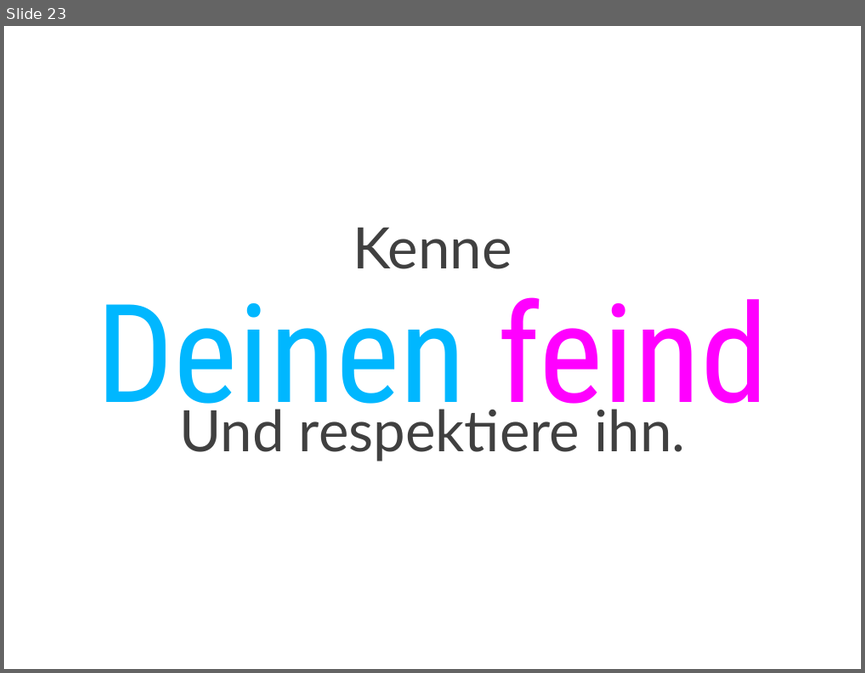
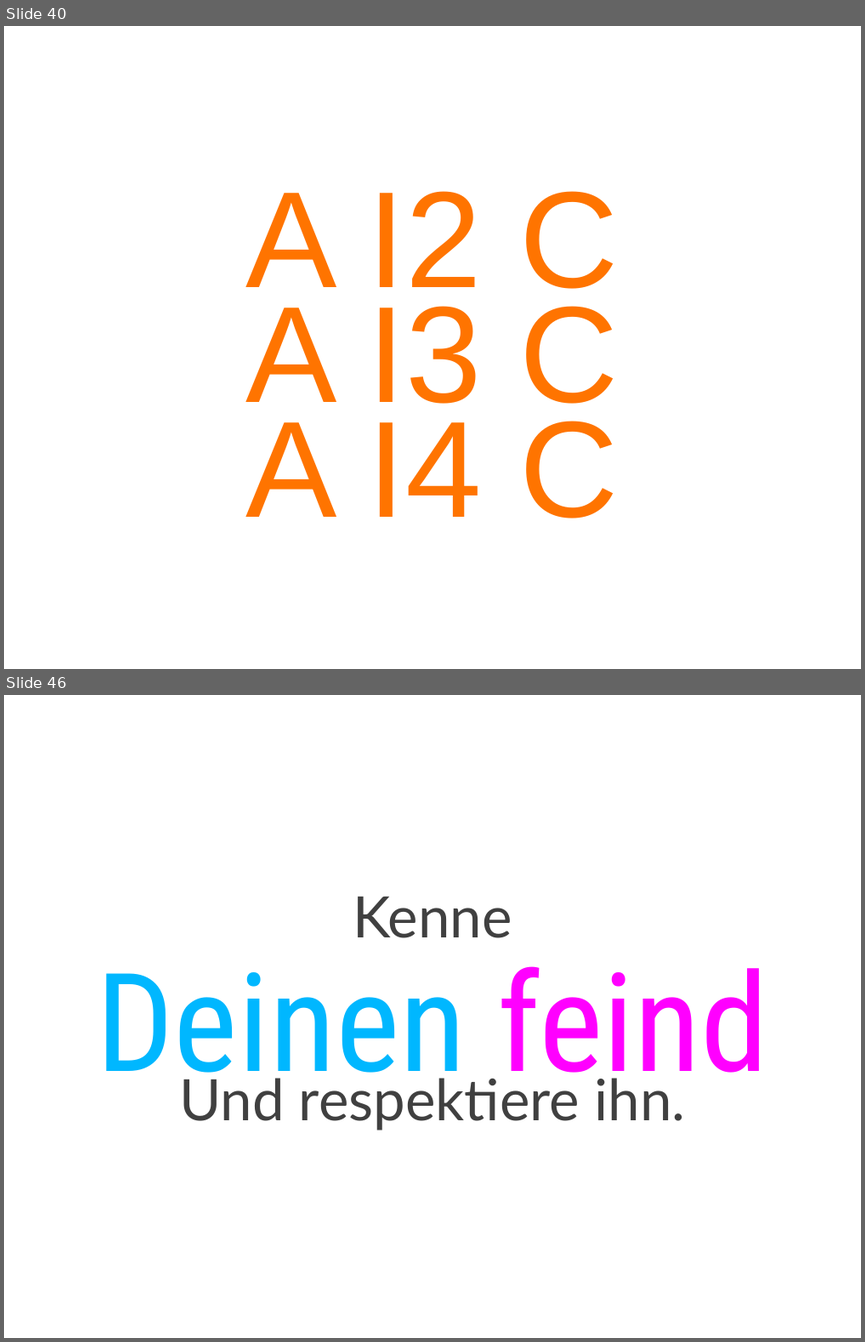
Before and after one commit to cessor/empathiccode, a slide deck: WeaselWords-DotnetDevCon.pptx. Shown one above the other, each under a label of ours: slide 23 before the commit, slides 40 and 46 after it; the slides between them are not shown. The pictures are 865x673 and 865x1342 pixels, drawn with LibreOffice and Linux fonts; fonts in the diff are those of the drawing. Boxes give left, top, right and bottom in pixels: in the first picture for what was removed or moved away, otherwise in the second. Text is boxed around its words. In the diff, an @@ line names an element or a change of style, - is before the commit and + after.

```diff
--- a/WeaselWords-DotnetDevCon.pptx
+++ b/WeaselWords-DotnetDevCon.pptx
@@ slide 40 added at <box>4,26,861,669</box>, background #FFFFFF @@
@@ text added at <box>246,191,619,312</box>, 115 pt, text #FF7400 @@
+A I2 C
@@ title added at <box>246,306,619,426</box>, 115 pt, text #FF7400 @@
+A I3 C
@@ text added at <box>246,420,619,518</box>, 115 pt, text #FF7400 @@
+A I4 C
@@ what was slide 23 is now slide 46 @@
```
Also in this commit, not shown: 1 slide changed, 23 other slides added.
